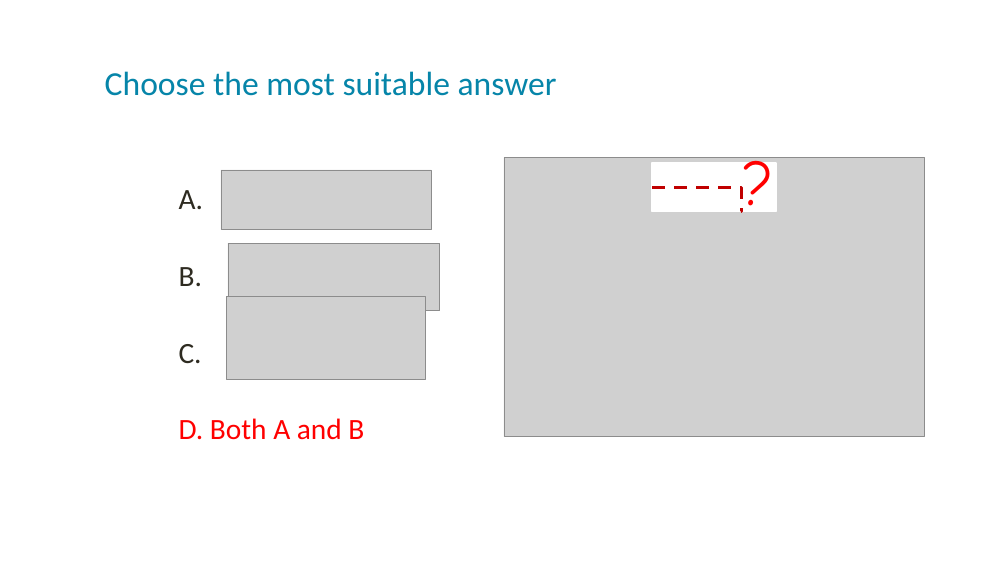
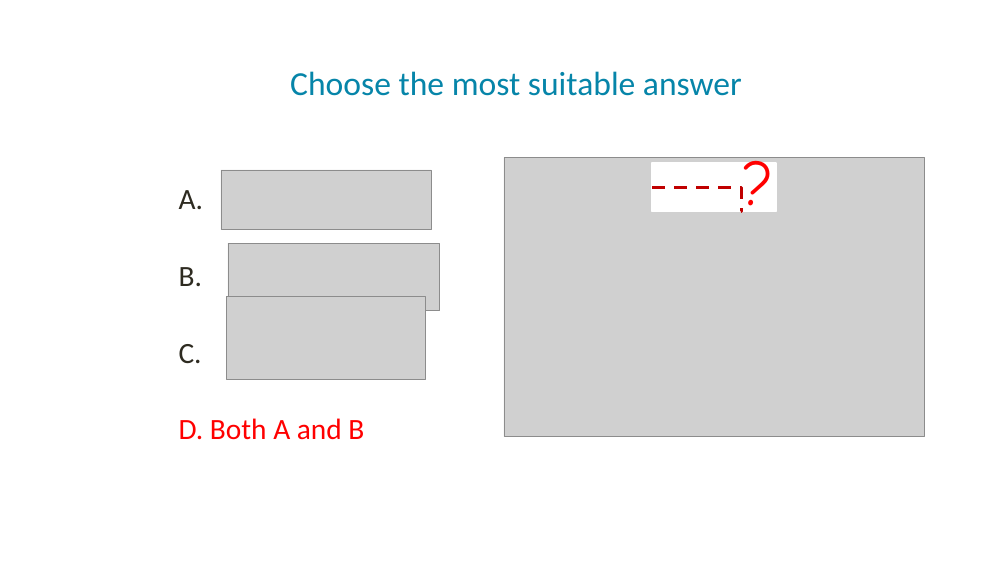
Before and after one commit to ntninh18/crossy-road, a slide deck: slide 24 of seminar/StrategyPattern.pptx (slide 22 before the commit). Drawn at 1008x567 pixels with LibreOffice and Linux fonts; fonts in the diff are those of the drawing; grey boxes stand for pictures. Boxes give left, top, right and bottom in pixels: in the first picture for what was removed or moved away, otherwise in the second. Text is boxed around its words. In the diff, an @@ line names an element or a change of style, - is before the commit and + after.

```diff
--- a/seminar/StrategyPattern.pptx
+++ b/seminar/StrategyPattern.pptx
@@ text "Choose the most suitable answer" at box(290, 71, 742, 96): alignment left to centre @@
```
Also in this commit, not shown: 4 other slides changed, 8 slides added, 4 slides removed.
